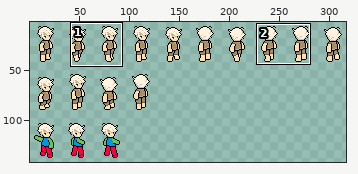
One commit to this sprite sheet: assets/beasts/player.png. Above: a wide view before the commit, with the close-up outlined.
Close-up. Before the commit:
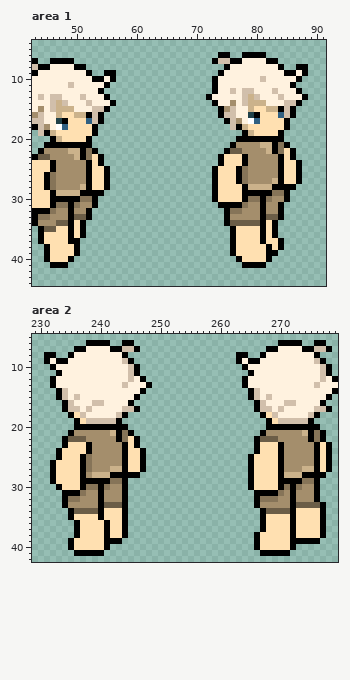
The file is 320x192 pixels. Shown: area 1: x 43..91, y 4..44; area 2: x 229..279, y 5..42. The wide view leaves out empty margins. The commit also changed other parts of the picture, which this record leaves out.
Once edited:
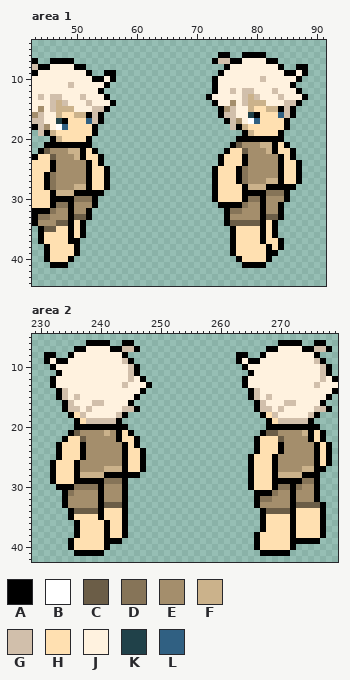
Palette (. is transparent): A #000000  B #ffffff  C #6b5d47  D #867458  E #a48e6c  F #cbb28b  G #d1bfab  H #ffe0b1  J #fff2df  K #204149  L #306082
Changes in this commit:
Area 1:
Colour F becomes colour A in row 28 at x 82; in row 29 at x 50.
Colour E becomes colour C in row 21 at x 77; in row 22 at x 45 and 78; in row 23 at x 46.
Colour A becomes colour D in row 29 at x 82; in row 30 at x 50.
Colour D becomes colour E in row 30 at x 82; in row 31 at x 50.
Colour E becomes colour F in row 27 at x 82; in row 28 at x 50.
Colour C becomes colour H in row 22 at x 76 to 77; in row 23 at x 44 to 45.
Colour D becomes colour H in row 21 at x 84; in row 22 at x 52 and 84; in row 23 at x 52.
Area 2:
The author put colour A in row 23 at x 233.
Colour F becomes colour A in row 28 at x 241.
Colour H becomes colour A in rows 23 to 24 at x 237; in row 25 at x 269; in row 26 at x 236 and 269; in row 27 at x 236, 269 and 277; in rows 28 to 29 at x 236 and 269; in row 30 at x 234 to 235 and 269.
Colour E becomes colour C in row 21 at x 236 and 268 to 269; in row 22 at x 270.
Colour A becomes colour D in row 29 at x 241; in row 30 at x 237 and 270; in row 31 at x 235 and 269.
Colour H becomes colour D in row 30 at x 236.
Colour A becomes colour E in rows 23 to 24 at x 238; in row 25 at x 270; in rows 26 to 27 at x 237 and 270; in row 31 at x 236.
Colour D becomes colour E in rows 25 to 27 at x 238; in row 30 at x 241; in row 31 at x 237 and 270; in row 32 at x 235 to 236 and 269.
Colour F becomes colour E in row 21 at x 242.
Colour A becomes colour F in row 28 at x 237 and 270.
Colour E becomes colour F in row 21 at x 241; in row 27 at x 241; in row 28 at x 238.
Colour A becomes colour H in row 23 at x 234.
Colour C becomes colour H in row 22 at x 235 to 236 and 267 to 269.
Colour D becomes colour H in rows 21 to 22 at x 244 and 276.
Colour A is removed in row 27 at x 278; in row 28 at x 277.
